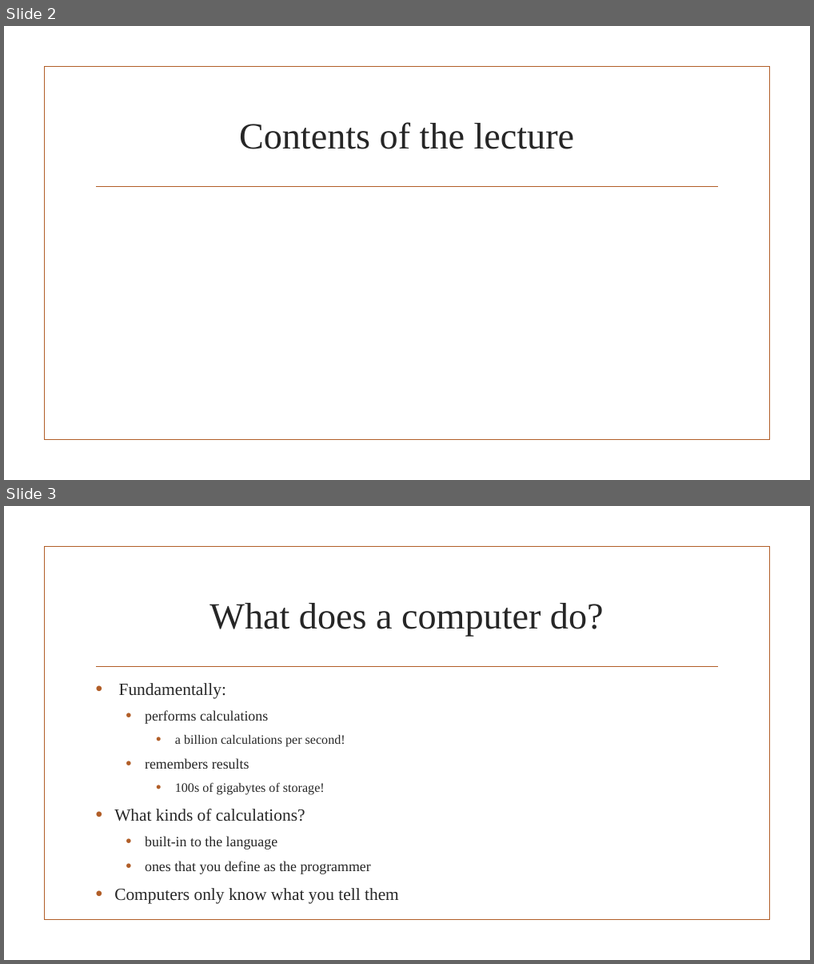
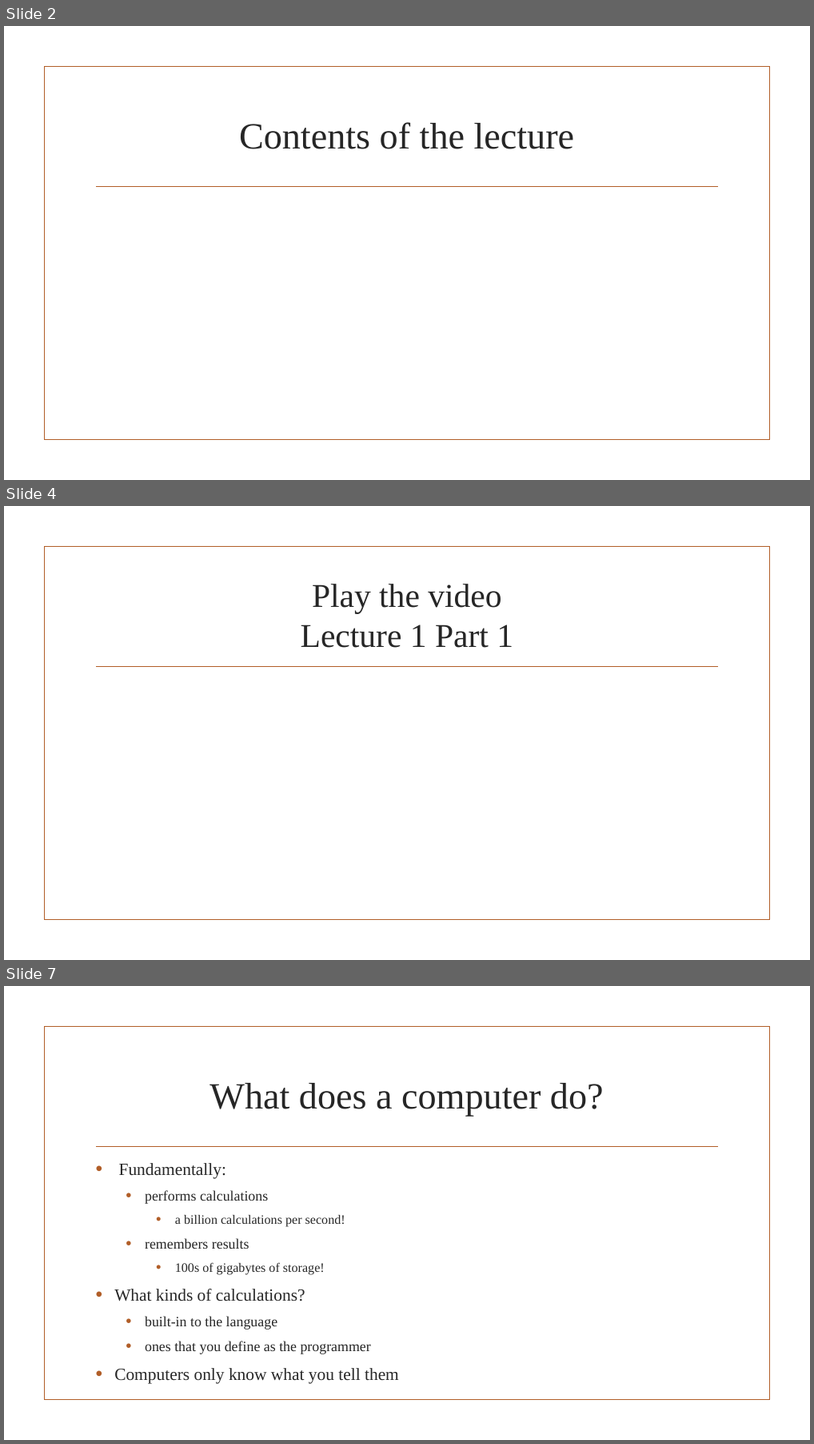
Before and after one commit to muradtariq-tk/Python-Basics, a slide deck: Lecture 1/SLide 1.pptx. Shown one above the other, each under a label of ours: slides 2 and 3 before the commit, slides 2, 4 and 7 after it; the slides between them are not shown. The pictures are 814x964 and 814x1444 pixels, drawn with LibreOffice and Linux fonts; fonts in the diff are those of the drawing; background and template pictures are left out. Boxes give left, top, right and bottom in pixels: in the first picture for what was removed or moved away, otherwise in the second. Text is boxed around its words. In the diff, an @@ line names an element or a change of style, - is before the commit and + after.

```diff
--- a/Lecture 1/SLide 1.pptx
+++ b/Lecture 1/SLide 1.pptx
@@ slide 4 added at [4,506,810,960], background picture (left out); not listed: 2 template elements that a slide beside it also shows @@
@@ title added at [301,584,514,648], 39.6 pt, text #262626 @@
+Play the video
+Lecture 1 Part 1
@@ what was slide 3 is now slide 7 @@
```
Also in this commit, not shown: 1 slide changed, 3 other slides added, 46 other files.
